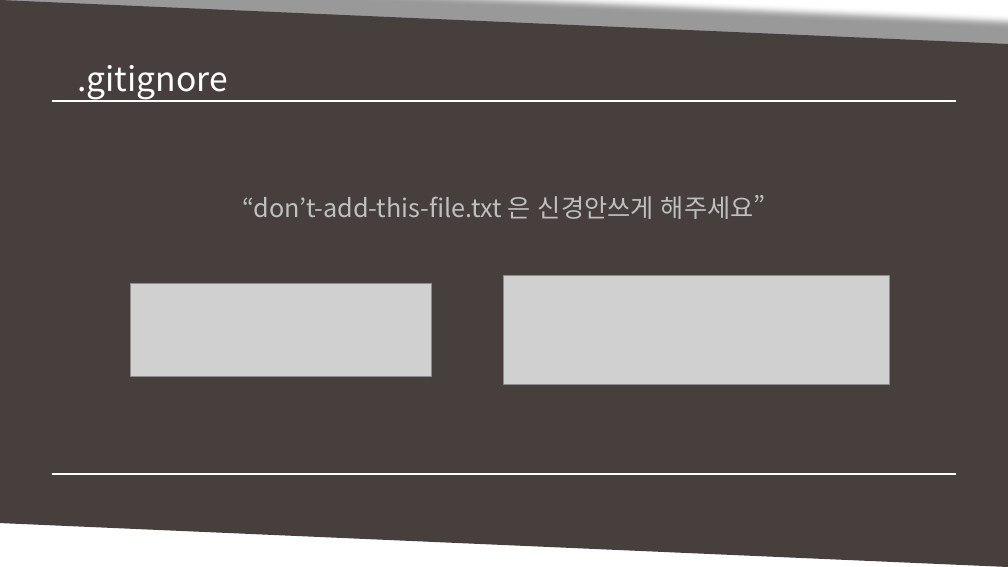
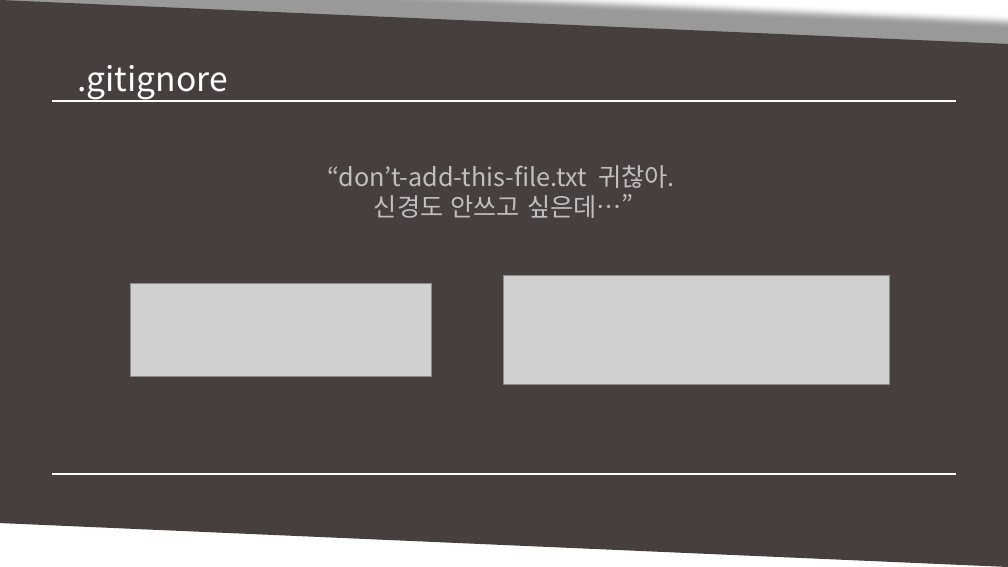
Before and after one commit to MinSikMoon/pptgit, a slide deck: slide 20 of git발표.pptx (slide 18 before the commit). Drawn at 1008x567 pixels with LibreOffice and Linux fonts; fonts in the diff are those of the drawing; grey boxes stand for pictures. Boxes give left, top, right and bottom in pixels: in the first picture for what was removed or moved away, otherwise in the second. Text is boxed around its words. In the diff, an @@ line names an element or a change of style, - is before the commit and + after.

```diff
--- a/git발표.pptx
+++ b/git발표.pptx
@@ text at <box>327,165,675,218</box>: text changed @@
-“don’t-add-this-file.txt 은 신경안쓰게 해주세요”
+“don’t-add-this-file.txt 귀찮아.
+신경도 안쓰고 싶은데…”
```
Also in this commit, not shown: 13 other slides changed, 7 slides added, 1 slide removed.
